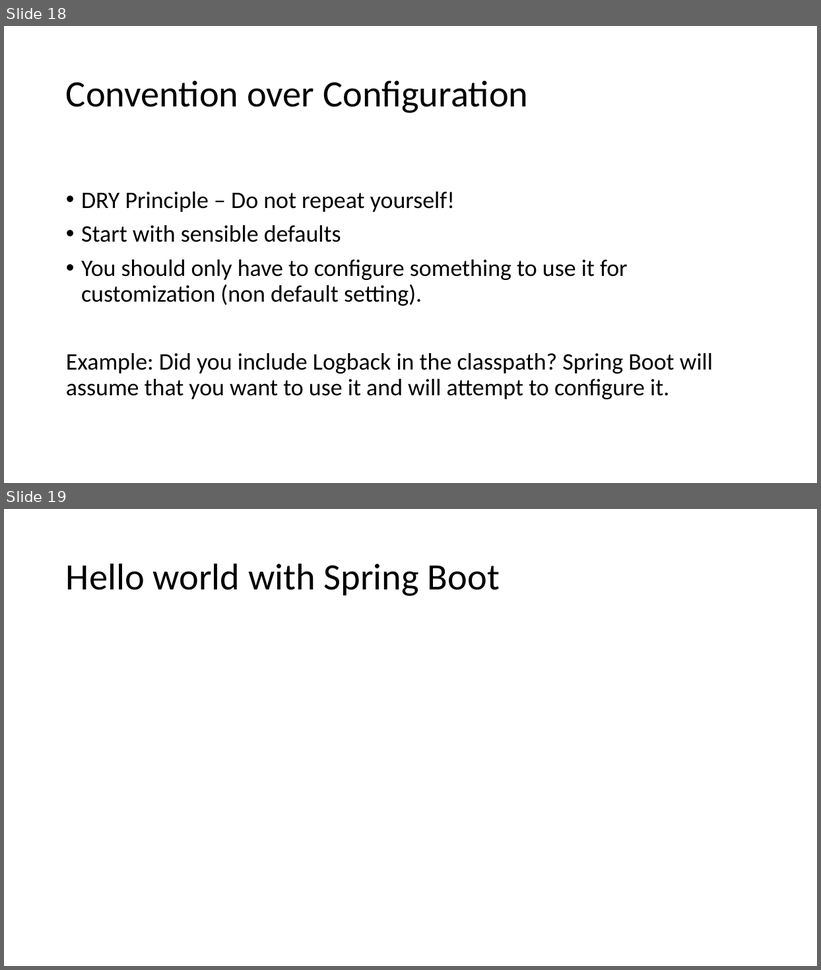
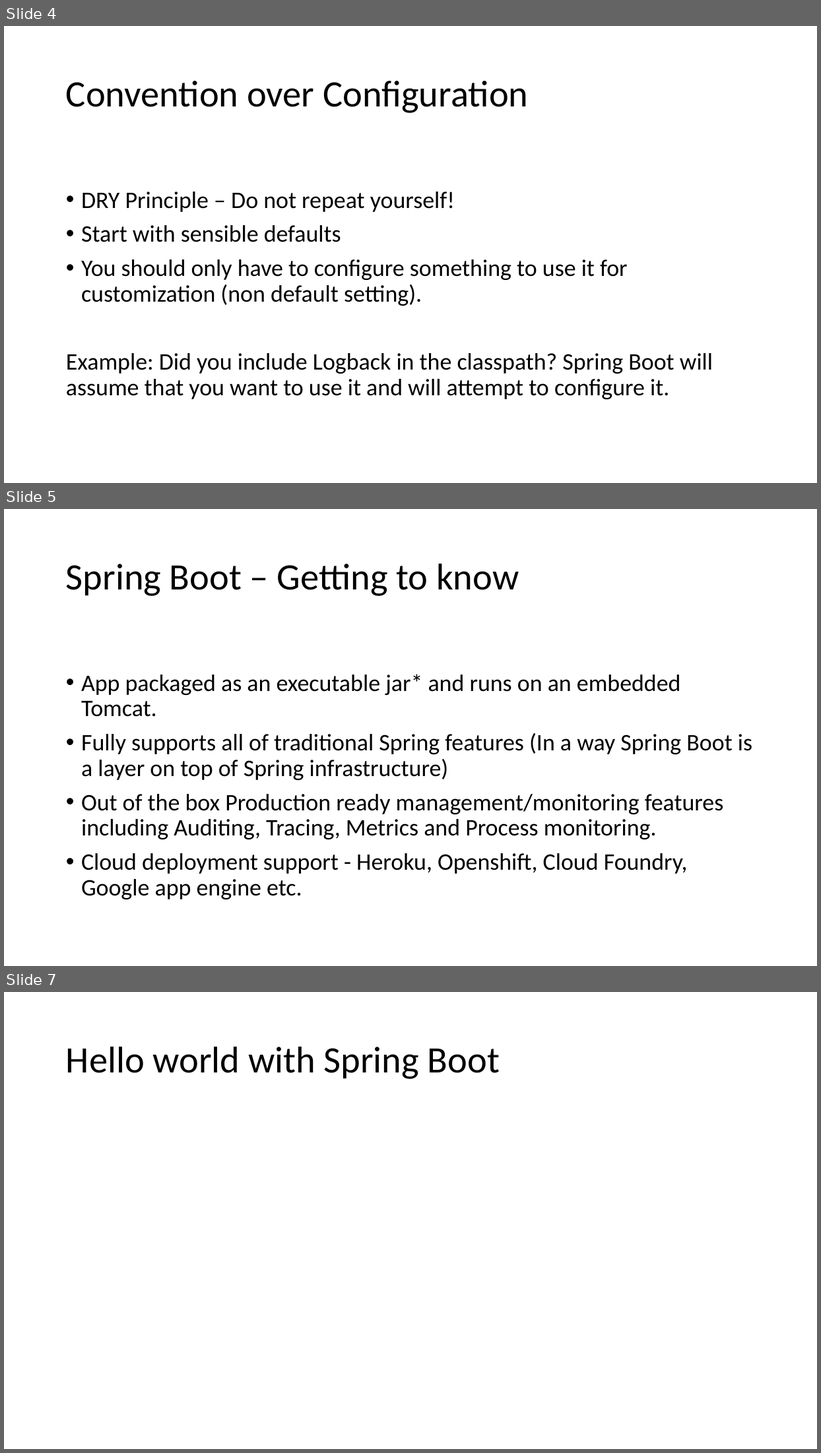
Before and after one commit to batchu/spring-boot-ujug, a slide deck: Spring Boot.pptx. Shown one above the other, each under a label of ours: slides 18 and 19 before the commit, slides 4, 5 and 7 after it; the slides between them are not shown. The pictures are 821x970 and 821x1453 pixels, drawn with LibreOffice and Linux fonts; fonts in the diff are those of the drawing. Boxes give left, top, right and bottom in pixels: in the first picture for what was removed or moved away, otherwise in the second. Text is boxed around its words. In the diff, an @@ line names an element or a change of style, - is before the commit and + after.

Commit message:
Spring boot content

```diff
--- a/Spring Boot.pptx
+++ b/Spring Boot.pptx
@@ slide 5 added at (4, 509, 817, 966), background #FFFFFF @@
@@ title added at (66, 563, 519, 596), 44 pt, text #000000 @@
+Spring Boot – Getting to know
@@ text added at (81, 674, 752, 900), 28 pt, text #000000 @@
+• App packaged as an executable jar* and runs on an embedded Tomcat.
+• Fully supports all of traditional Spring features (In a way Spring Boot is a layer on top of Spring infrastructure)
+• Out of the box Production ready management/monitoring features including Auditing, Tracing, Metrics and Process monitoring.
+• Cloud deployment support - Heroku, Openshift, Cloud Foundry, Google app engine etc.
@@ what was slide 18 is now slide 4 @@
@@ what was slide 19 is now slide 7 @@
```
Also in this commit, not shown: 2 slides changed, 3 other slides added, 1 slide removed.
